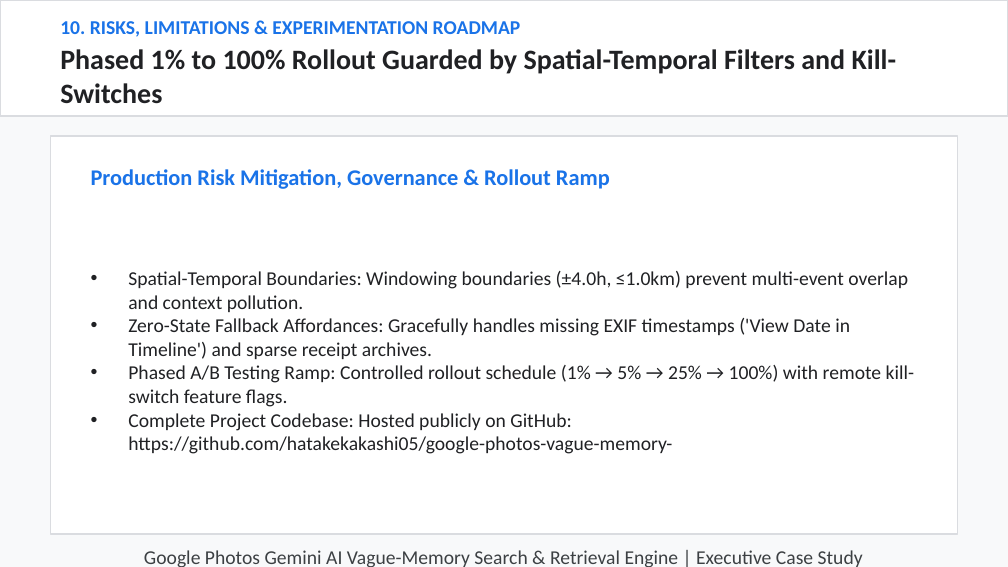
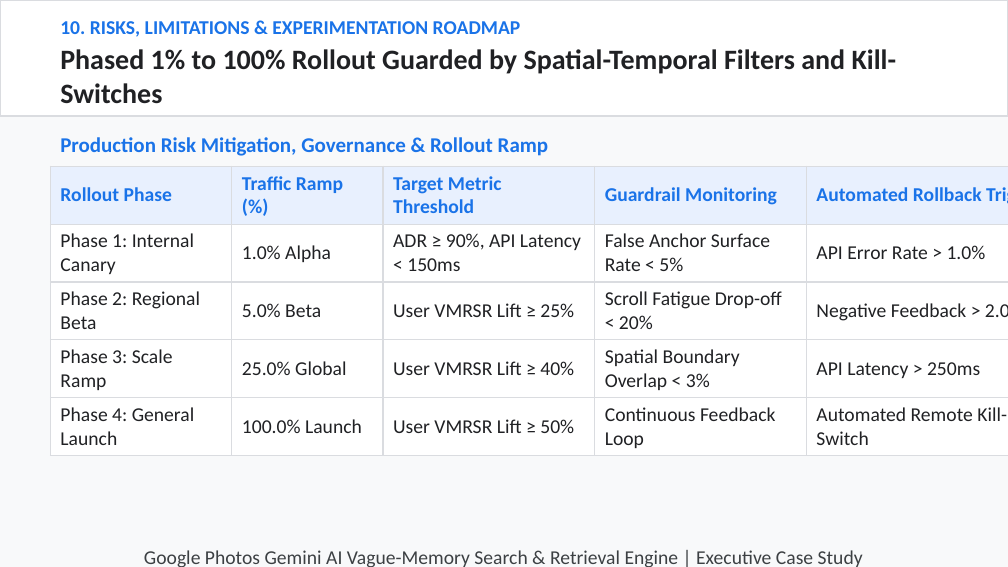
Before and after one commit to hatakekakashi05/google-photos-vague-memory-, a slide deck: slide 10 of output/NL_GooglePhotos.pptx. Drawn at 1008x567 pixels with LibreOffice and Linux fonts; fonts in the diff are those of the drawing. Boxes give left, top, right and bottom in pixels: in the first picture for what was removed or moved away, otherwise in the second. Text is boxed around its words. In the diff, an @@ line names an element or a change of style, - is before the commit and + after.

Commit message:
Generate heavy data-table driven 10-slide presentation deck NL_GooglePhotos.pptx

```diff
--- a/output/NL_GooglePhotos.pptx
+++ b/output/NL_GooglePhotos.pptx
@@ text "Production Risk Mitigation, Governance & ...": place and size @@
-text "Production Risk Mitigation, Governance & ..." at (91,169,610,189)
+text "Production Risk Mitigation, Governance & ..." at (60,137,548,156)
@@ text "Production Risk Mitigation, Governance & ..." at (60,137,548,156): size 16 to 15 pt @@
@@ rectangle removed at (50,136,958,534) @@
@@ table added at (50,166,1008,452), 5 rows, 5 columns @@
+Rollout Phase | Traffic Ramp (%) | Target Metric Threshold | Guardrail Monitoring | Automated Rollback Trigger
+Phase 1: Internal Canary | 1.0% Alpha | ADR ≥ 90%, API Latency < 150ms | False Anchor Surface Rate < 5% | API Error Rate > 1.0%
+Phase 2: Regional Beta | 5.0% Beta | User VMRSR Lift ≥ 25% | Scroll Fatigue Drop-off < 20% | Negative Feedback > 2.0%
+Phase 3: Scale Ramp | 25.0% Global | User VMRSR Lift ≥ 40% | Spatial Boundary Overlap < 3% | API Latency > 250ms
+Phase 4: General Launch | 100.0% Launch | User VMRSR Lift ≥ 50% | Continuous Feedback Loop | Automated Remote Kill-Switch
@@ text removed at (128,271,914,454) @@
-• Spatial-Temporal Boundaries: Windowing boundaries (±4.0h, ≤1.0km) prevent multi-event overlap and context pollution.
-• Zero-State Fallback Affordances: Gracefully handles missing EXIF timestamps ('View Date in Timeline') and sparse receipt archives.
-• Phased A/B Testing Ramp: Controlled rollout schedule (1% → 5% → 25% → 100%) with remote kill-switch feature flags.
-• Complete Project Codebase: Hosted publicly on GitHub: https://github.com/hatakekakashi05/google-photos-vague-memory-
```
Also in this commit, not shown: 8 other slides changed, 1 slide added, 1 slide removed, 2 other files.
